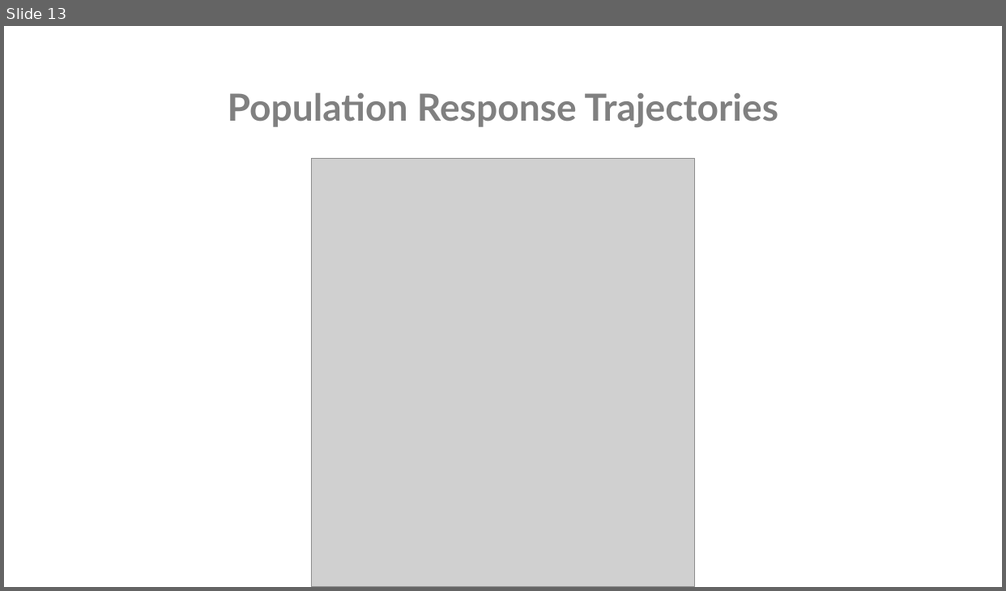
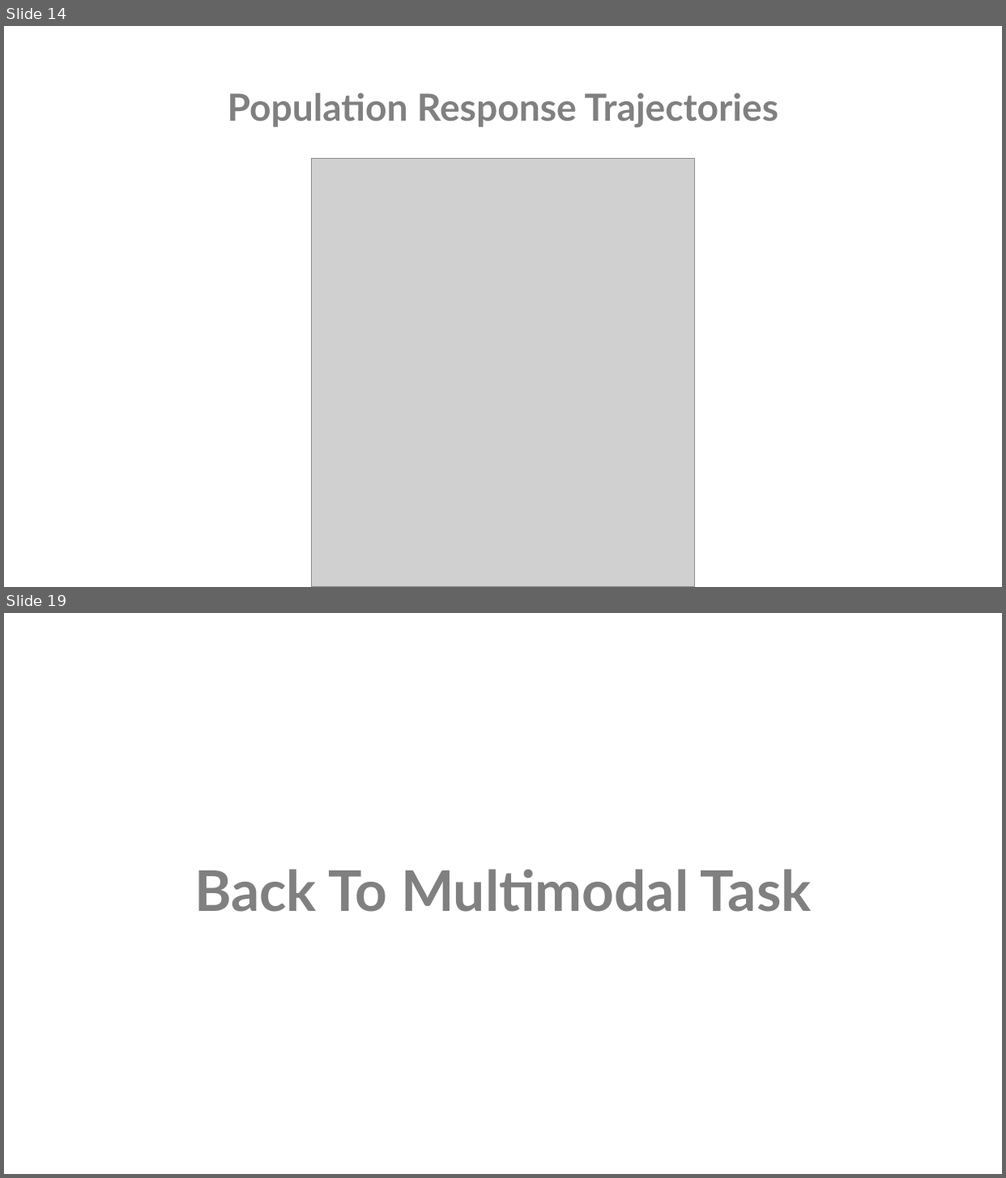
Before and after one commit to nghess/cnjc, a slide deck: multimodal_olfactory_feedback/hernandez_etal_2025.pptx. Shown one above the other, each under a label of ours: slide 13 before the commit, slides 14 and 19 after it; the slides between them are not shown. The pictures are 1006x591 and 1006x1178 pixels, drawn with LibreOffice and Linux fonts; fonts in the diff are those of the drawing; grey boxes stand for pictures. Boxes give left, top, right and bottom in pixels: in the first picture for what was removed or moved away, otherwise in the second. Text is boxed around its words. In the diff, an @@ line names an element or a change of style, - is before the commit and + after.

```diff
--- a/multimodal_olfactory_feedback/hernandez_etal_2025.pptx
+++ b/multimodal_olfactory_feedback/hernandez_etal_2025.pptx
@@ slide 19 added at <box>4,613,1002,1174</box>, background #FFFFFF @@
@@ title added at <box>194,869,812,912</box>, 54 pt, text #808080, bold @@
+Back To Multimodal Task
@@ what was slide 13 is now slide 14 @@
```
Also in this commit, not shown: 3 slides changed, 10 other slides added, 3 slides removed, 8 other files.
